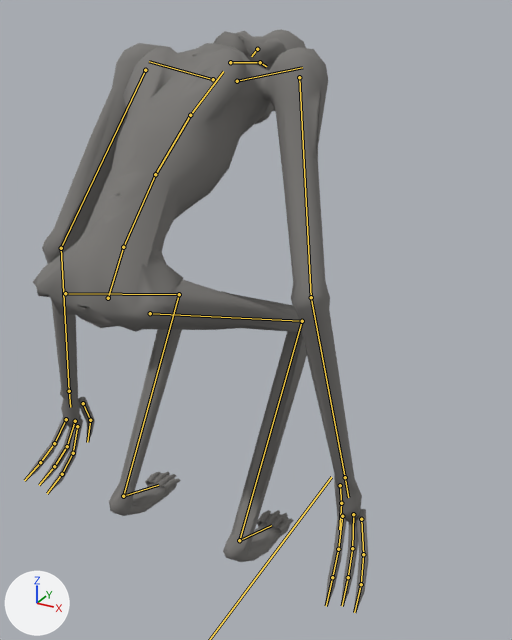
Before and after pictures for a commit that changed the glTF model content/art/models/lodger.lod1.glb.
Rendered twice from a camera (50 mm lens) standing at (0.831, -1.011, 1.222) and looking at (0.11, 0.3, 0.567). Every picture has the same lights, and +X, +Y and +Z are marked at lower left. The older version comes first. Both versions are drawn at frame 0 of the action 'shriek'; the numbers are the values there. The bones that change, and the others that lie on the model, are drawn over the model as lines.

The first picture shows 'body', 'fine', 'jaw'.
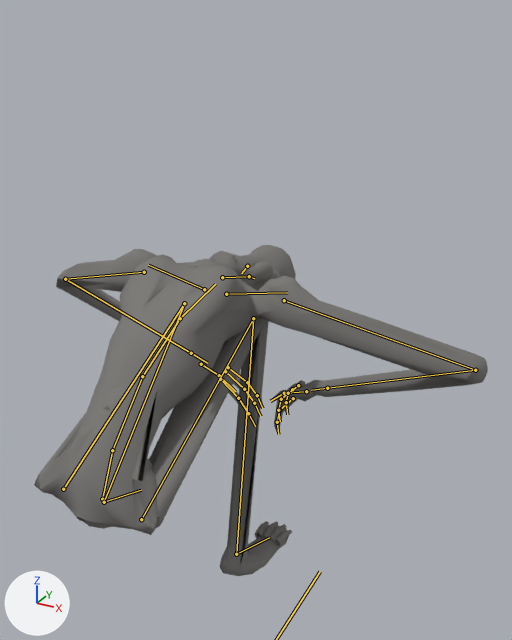
The edits, one by one:
Bone 'root' (bone_root) moves from (0.0, -0.05, -0.42) to (0.0, -0.12, -0.83).
Bone 'pelvis' (bone_pelvis) turns from (-34, 0, 0) to (-26, 0, 0) degrees about its own x, y and z.
Bone 'spine_01' (bone_spine_01) turns from (-8, 0, 0) to (-16, 0, 0) degrees about its own x, y and z.
Bone 'spine_02' (bone_spine_02) turns from (-6, 0, 0) to (-14, 0, 0) degrees about its own x, y and z.
Bone 'spine_03' (bone_spine_03) turns from (0, 0, 0) to (-10, 0, 0) degrees about its own x, y and z.
Bone 'neck' (bone_neck) turns from (-30, 0, 0) to (-26, 0, 0) degrees about its own x, y and z.
Bone 'head' (bone_head) turns from (-28, 0, 0) to (-22, 0, 0) degrees about its own x, y and z.
Bone 'upperarm_r' (bone_upperarm_r) turns from (24, 7, -6) to (31, 13, -88) degrees about its own x, y and z.
Bone 'lowerarm_r' (bone_lowerarm_r) turns from (20, 0, 0) to (115, 0, 3) degrees about its own x, y and z.
Bone 'finger_a_r_02' (bone_finger_a_r_02) turns from (-30, 2, 1) to (-26, 2, 1) degrees about its own x, y and z.
Bone 'finger_b_r_01' (bone_finger_b_r_01) turns from (-27, 0, 0) to (-23, 0, 0) degrees about its own x, y and z.
Bone 'finger_b_r_02' (bone_finger_b_r_02) turns from (-30, 0, 0) to (-26, 0, 0) degrees about its own x, y and z.
Bone 'finger_c_r_01' (bone_finger_c_r_01) turns from (-30, -4, -2) to (-23, -3, -2) degrees about its own x, y and z.
Bone 'finger_c_r_02' (bone_finger_c_r_02) turns from (-30, -2, -1) to (-26, -2, -1) degrees about its own x, y and z.
Bone 'upperarm_l' (bone_upperarm_l) turns from (24, -7, 6) to (31, -13, 88) degrees about its own x, y and z.
Bone 'lowerarm_l' (bone_lowerarm_l) turns from (20, 0, 0) to (115, 0, -3) degrees about its own x, y and z.
Bone 'finger_a_l_01' (bone_finger_a_l_01) turns from (-24, -3, -2) to (-21, -3, -2) degrees about its own x, y and z.
Bone 'finger_a_l_02' (bone_finger_a_l_02) turns from (-30, -2, -1) to (-26, -2, -1) degrees about its own x, y and z.
Bone 'finger_b_l_01' (bone_finger_b_l_01) turns from (-27, 0, 0) to (-23, 0, 0) degrees about its own x, y and z.
Bone 'finger_b_l_02' (bone_finger_b_l_02) turns from (-30, 0, 0) to (-26, 0, 0) degrees about its own x, y and z.
Bone 'finger_c_l_01' (bone_finger_c_l_01) turns from (-30, 4, 2) to (-26, 3, 2) degrees about its own x, y and z.
Bone 'finger_c_l_02' (bone_finger_c_l_02) turns from (-30, 2, 1) to (-26, 2, 1) degrees about its own x, y and z.
Bone 'thigh_r' (bone_thigh_r) turns from (98, 7, 2) to (138, 10, -9) degrees about its own x, y and z.
Bone 'calf_r' (bone_calf_r) turns from (-92, 0, 0) to (-135, 0, 0) degrees about its own x, y and z.
Bone 'foot_r' (bone_foot_r) turns from (28, -2, 7) to (22, 6, 15) degrees about its own x, y and z.
Bone 'thigh_l' (bone_thigh_l) turns from (98, -7, -2) to (138, -10, 9) degrees about its own x, y and z.
Bone 'calf_l' (bone_calf_l) turns from (-92, 0, 0) to (-135, 0, 0) degrees about its own x, y and z.
Bone 'foot_l' (bone_foot_l) turns from (28, 2, -7) to (22, -6, -15) degrees about its own x, y and z.

Changed parts and their boxes [x1, y1, x2, y2] in the pictures (512 x 640 px):
'body', posed (38% wider, 38% shorter)
    before: [33, 29, 362, 562]
    after: [34, 245, 488, 576]
'fine', posed (mostly hidden afterwards)
    before: [25, 397, 369, 611]
    after: [228, 372, 313, 546]
'jaw', posed
    before: [235, 31, 286, 67]
    after: [236, 254, 273, 286]
bone 'pelvis', root to tip
    before: (108, 298) to (123, 247)
    after: (102, 499) to (112, 450)
bone 'spine_01', root to tip
    before: (123, 247) to (155, 174)
    after: (112, 450) to (142, 376)
bone 'spine_02', root to tip
    before: (155, 174) to (190, 115)
    after: (142, 376) to (180, 318)
bone 'spine_03', root to tip
    before: (190, 115) to (223, 71)
    after: (180, 318) to (215, 284)
bone 'neck', root to tip
    before: (230, 62) to (260, 62)
    after: (222, 277) to (249, 276)
bone 'head', root to tip
    before: (260, 62) to (266, 66)
    after: (249, 276) to (254, 278)
bone 'upperarm_r', root to tip
    before: (299, 77) to (311, 297)
    after: (284, 300) to (475, 370)
bone 'lowerarm_r', root to tip
    before: (311, 297) to (345, 477)
    after: (475, 370) to (327, 388)
bone 'finger_a_r_02', root to tip
    before: (338, 549) to (332, 577)
    after: (279, 410) to (277, 422)
bone 'finger_b_r_01', root to tip
    before: (353, 514) to (352, 548)
    after: (292, 389) to (281, 399)
bone 'finger_b_r_02', root to tip
    before: (352, 548) to (348, 577)
    after: (281, 399) to (278, 410)
bone 'finger_c_r_01', root to tip
    before: (361, 519) to (363, 554)
    after: (298, 385) to (288, 393)
bone 'finger_c_r_02', root to tip
    before: (363, 554) to (361, 584)
    after: (288, 393) to (286, 402)
bone 'upperarm_l', root to tip
    before: (145, 70) to (61, 248)
    after: (144, 272) to (65, 279)
bone 'lowerarm_l', root to tip
    before: (61, 248) to (69, 391)
    after: (65, 279) to (191, 353)
bone 'finger_a_l_01', root to tip
    before: (77, 426) to (73, 453)
    after: (220, 379) to (238, 398)
bone 'finger_a_l_02', root to tip
    before: (73, 453) to (62, 474)
    after: (238, 398) to (248, 413)
bone 'finger_b_l_01', root to tip
    before: (75, 421) to (67, 446)
    after: (225, 371) to (244, 389)
bone 'finger_b_l_02', root to tip
    before: (67, 446) to (54, 466)
    after: (244, 389) to (254, 403)
bone 'finger_c_l_01', root to tip
    before: (66, 419) to (54, 443)
    after: (228, 367) to (247, 382)
bone 'finger_c_l_02', root to tip
    before: (54, 443) to (40, 462)
    after: (247, 382) to (257, 395)
bone 'thigh_r', root to tip
    before: (150, 313) to (302, 321)
    after: (141, 519) to (253, 318)
bone 'calf_r', root to tip
    before: (302, 321) to (239, 540)
    after: (253, 318) to (236, 554)
bone 'foot_r', root to tip
    before: (239, 540) to (271, 525)
    after: (236, 554) to (269, 537)
bone 'thigh_l', root to tip
    before: (65, 293) to (179, 294)
    after: (63, 489) to (184, 303)
bone 'calf_l', root to tip
    before: (179, 294) to (123, 496)
    after: (184, 303) to (104, 502)
bone 'foot_l', root to tip
    before: (123, 496) to (158, 485)
    after: (104, 502) to (141, 490)
